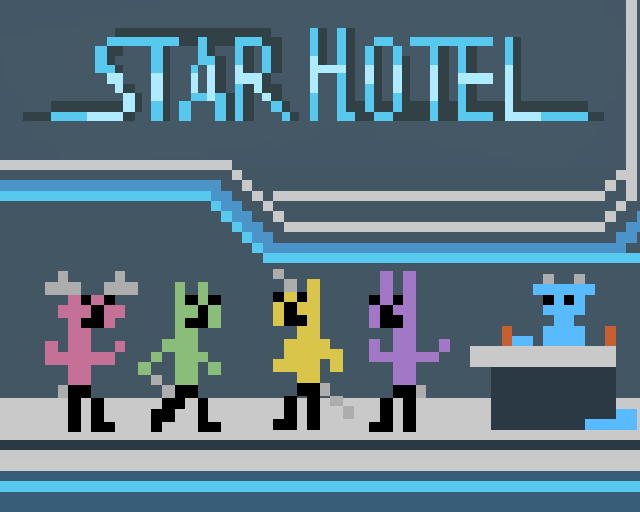
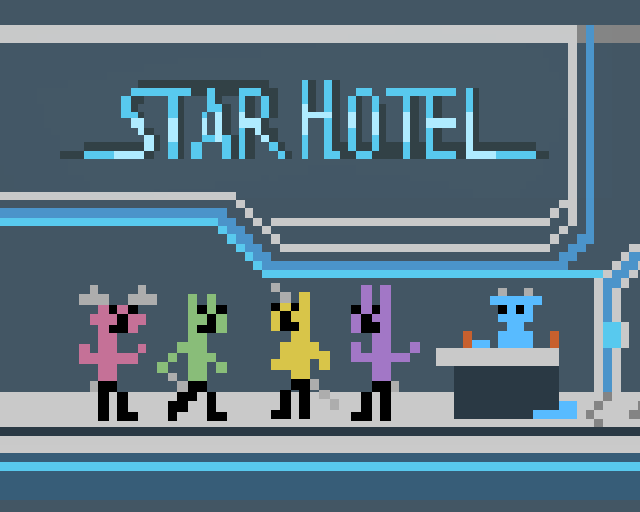
Layer changes from the first w=640, h=512 image to the second:
painted on "Layer 1" over bbox(351, 271, 450, 432)
painted on "Layer 6" over bbox(0, 0, 640, 198)
painted on "Layer 2" over bbox(138, 282, 227, 432)
painted on "Layer 3" over bbox(271, 269, 354, 430)
painted on "Layer 4" over bbox(45, 271, 157, 432)
painted on "Group 1" over bbox(0, 0, 640, 461)
painted on "Layer 5" over bbox(0, 35, 640, 512)
